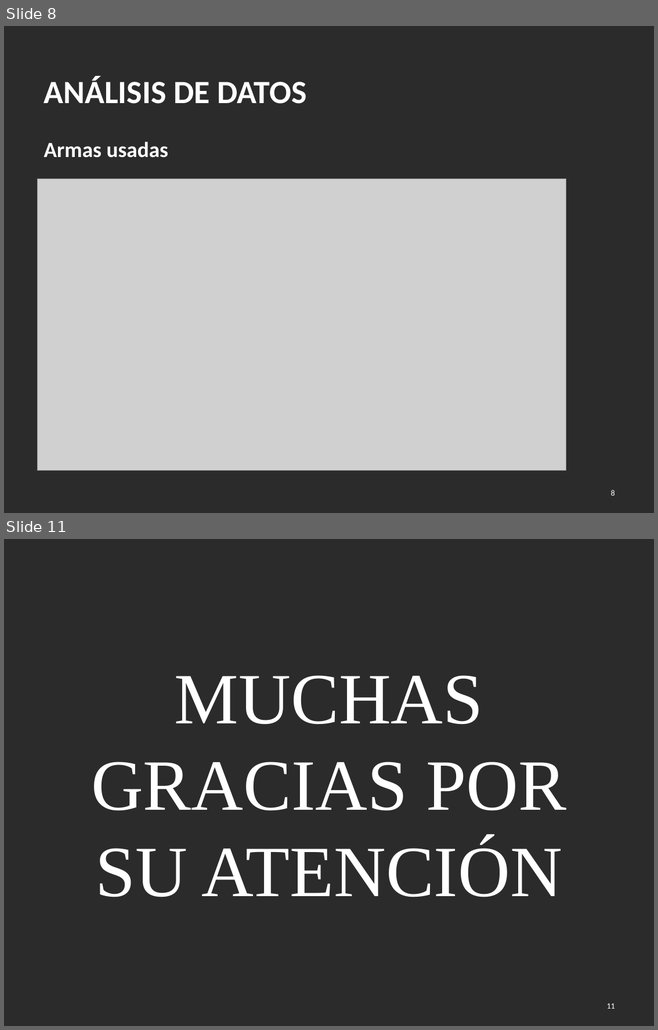
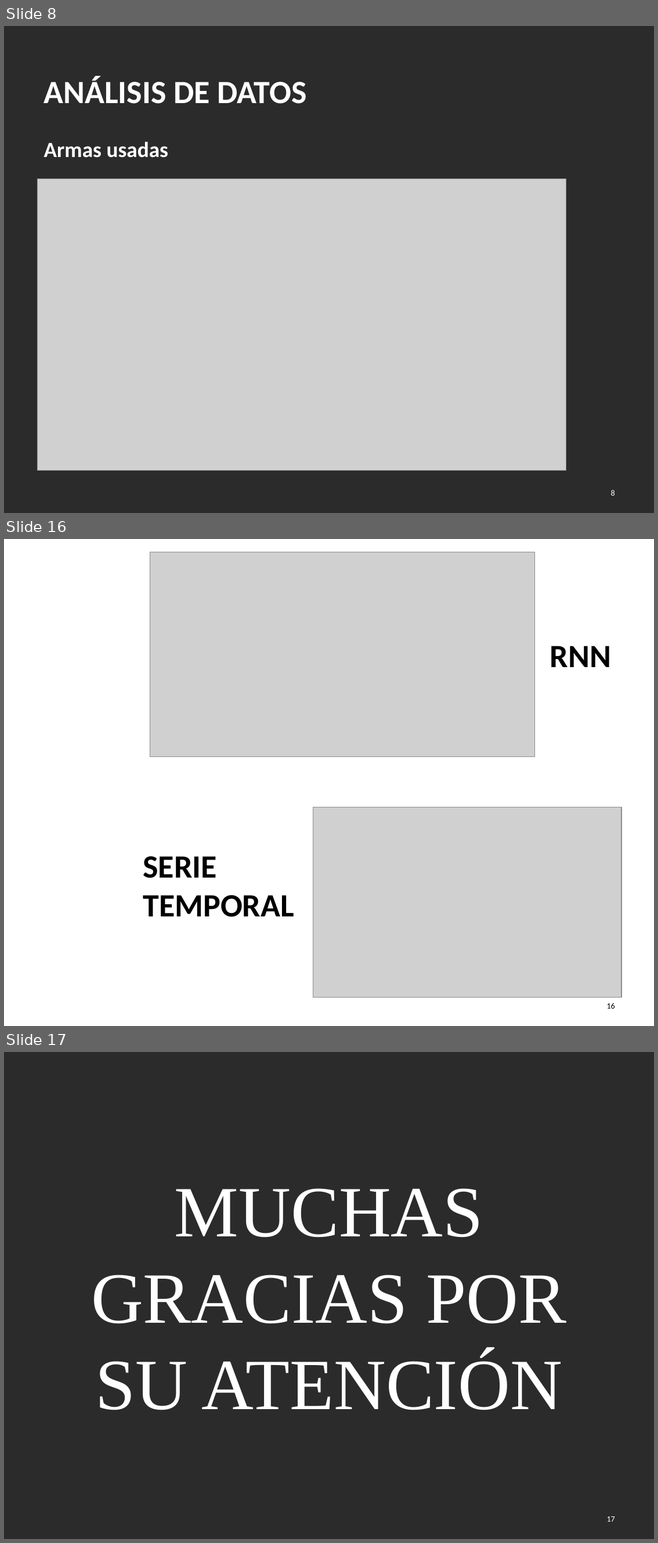
Before and after one commit to VEEB276/Violencia_Dom-stica_Colombia, a slide deck: Presentacion/Proyecto Artificial Violencia Doméstica.pptx. Shown one above the other, each under a label of ours: slides 8 and 11 before the commit, slides 8, 16 and 17 after it; the slides between them are not shown. The pictures are 658x1030 and 658x1543 pixels, drawn with LibreOffice and Linux fonts; fonts in the diff are those of the drawing; grey boxes stand for pictures; background and template pictures are left out; a plain dark background stands for a picture behind light text. Boxes give left, top, right and bottom in pixels: in the first picture for what was removed or moved away, otherwise in the second. Text is boxed around its words. In the diff, an @@ line names an element or a change of style, - is before the commit and + after.

```diff
--- a/Presentacion/Proyecto Artificial Violencia Doméstica.pptx
+++ b/Presentacion/Proyecto Artificial Violencia Doméstica.pptx
@@ slide 16 added at (x1=4, y1=539, x2=654, y2=1026), background picture (left out) @@
@@ picture added at (x1=150, y1=552, x2=535, y2=756) @@
@@ title added at (x1=550, y1=646, x2=611, y2=667), 36 pt, text #000000, bold @@
+RNN
@@ picture added at (x1=313, y1=808, x2=621, y2=998) @@
@@ title added at (x1=143, y1=856, x2=294, y2=917), 36 pt, text #000000, bold @@
+SERIE TEMPORAL
@@ page number added at (x1=607, y1=1003, x2=615, y2=1009), 9 pt, text #000000 @@
+16
@@ what was slide 11 is now slide 17 @@
@@ page number at (x1=607, y1=1517, x2=615, y2=1522): text changed @@
-11
+17
```
Also in this commit, not shown: 1 slide changed, 6 other slides added, 1 slide removed, 1 other file.
